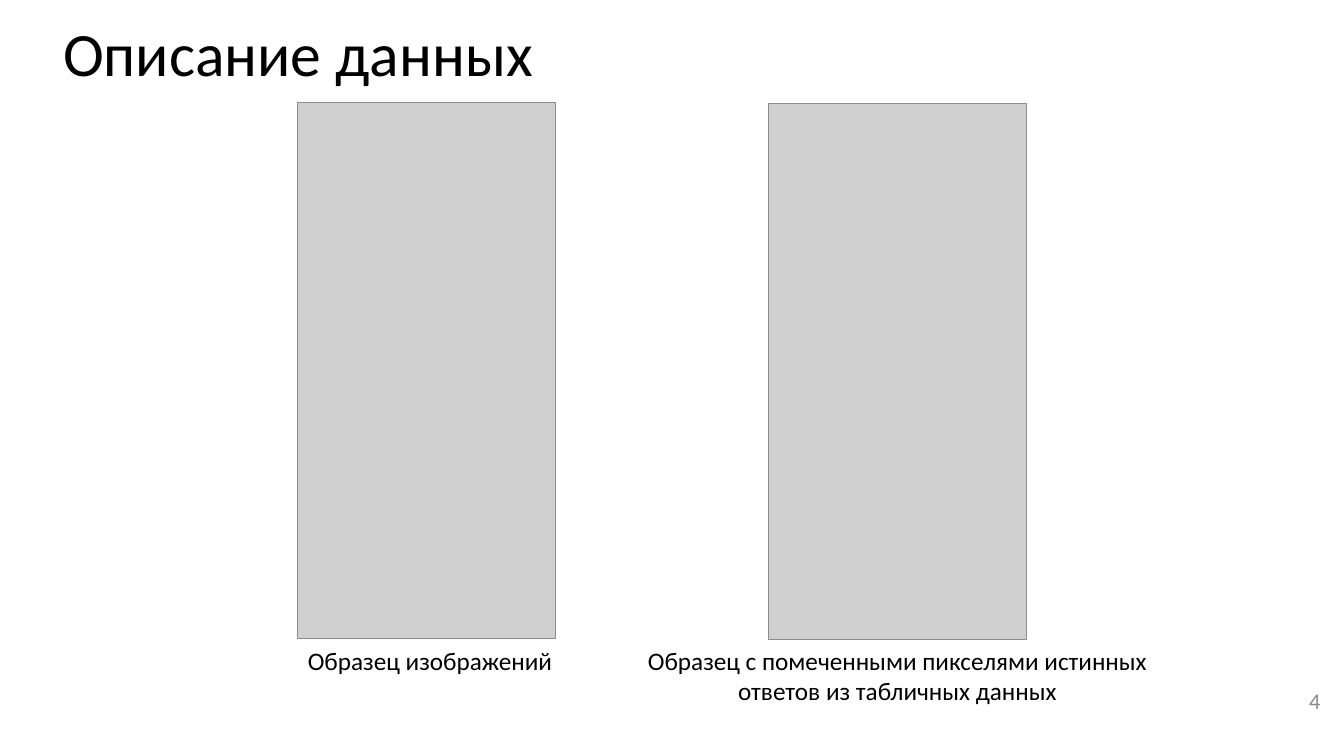
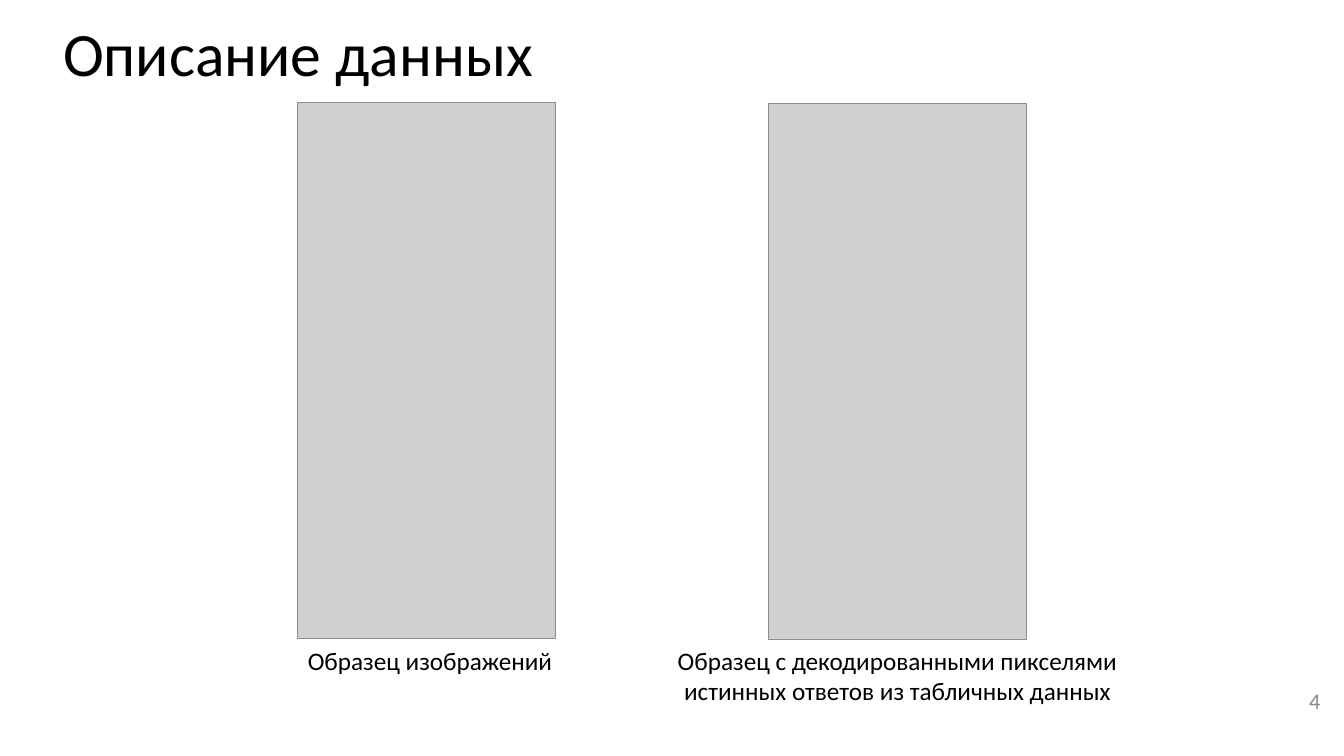
Before and after one commit to JacKira/Airbus_ship_detection, a slide deck: slide 4 of Отчет/ВКР презентация.pptx. Drawn at 1344x756 pixels with LibreOffice and Linux fonts; fonts in the diff are those of the drawing; grey boxes stand for pictures. Boxes give left, top, right and bottom in pixels: in the first picture for what was removed or moved away, otherwise in the second. Text is boxed around its words. In the diff, an @@ line names an element or a change of style, - is before the commit and + after.

```diff
--- a/Отчет/ВКР презентация.pptx
+++ b/Отчет/ВКР презентация.pptx
@@ text at (678, 653, 1116, 704): text changed @@
-Образец с помеченными пикселями истинных ответов из табличных данных
+Образец с декодированными пикселями истинных ответов из табличных данных
```
Also in this commit, not shown: 3 other slides changed.
